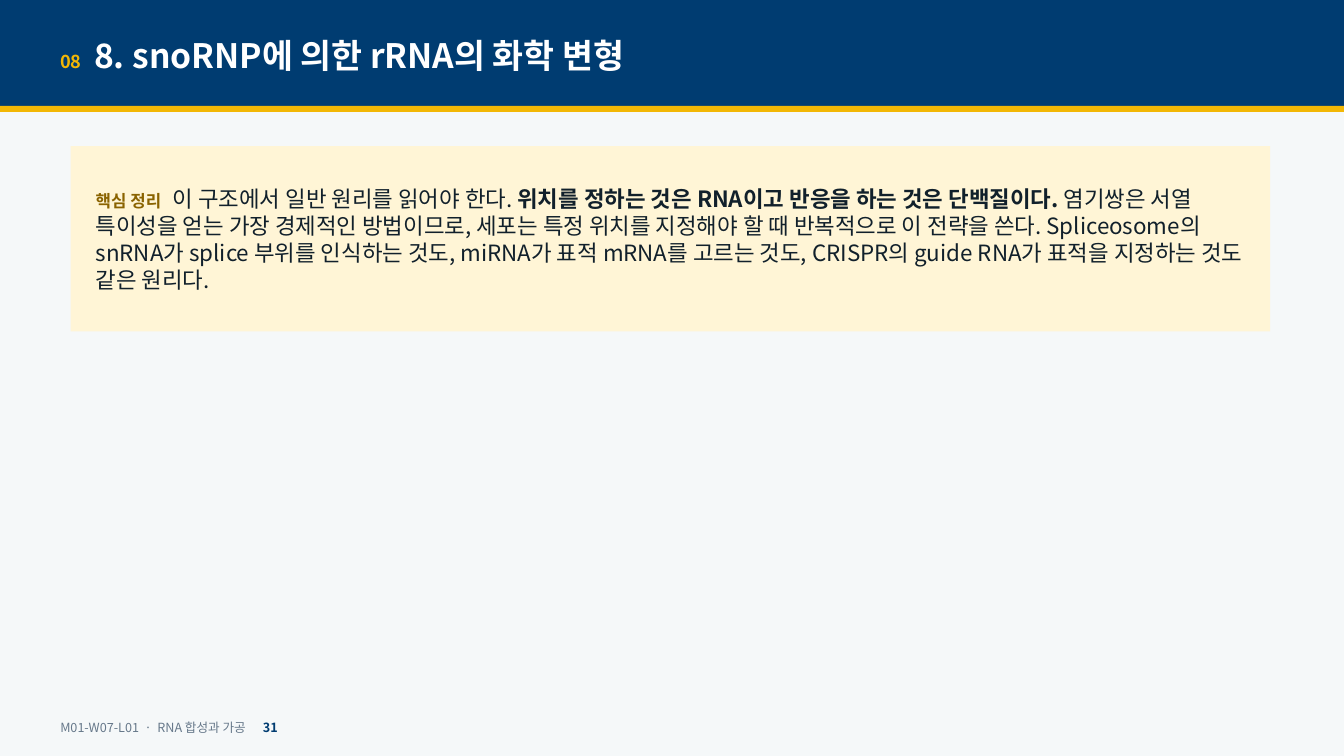
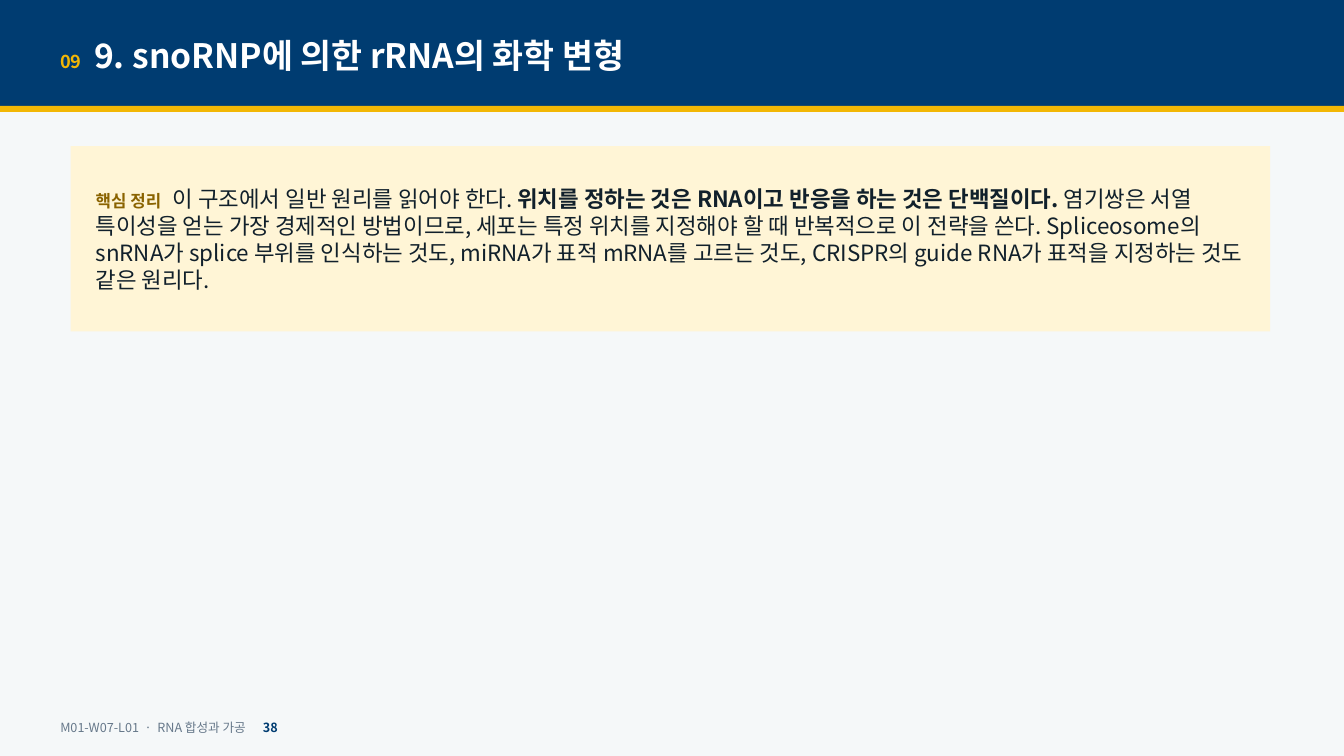
Before and after one commit to hoperiasd2/hoperiasd2.github.io, a slide deck: slide 38 of curriculum/M01/W07/L01/slides.pptx (slide 31 before the commit). Drawn at 1344x756 pixels with LibreOffice and Linux fonts; fonts in the diff are those of the drawing. Boxes give left, top, right and bottom in pixels: in the first picture for what was removed or moved away, otherwise in the second. Text is boxed around its words. In the diff, an @@ line names an element or a change of style, - is before the commit and + after.

```diff
--- a/curriculum/M01/W07/L01/slides.pptx
+++ b/curriculum/M01/W07/L01/slides.pptx
@@ text at (x1=60, y1=39, x2=624, y2=71): text changed @@
-08 8. snoRNP에 의한 rRNA의 화학 변형
+09 9. snoRNP에 의한 rRNA의 화학 변형
@@ text at (x1=60, y1=721, x2=278, y2=733): text changed @@
-M01-W07-L01 · RNA 합성과 가공 31
+M01-W07-L01 · RNA 합성과 가공 38
```
Also in this commit, not shown: 48 other slides changed, 7 slides added, 7 other files.
